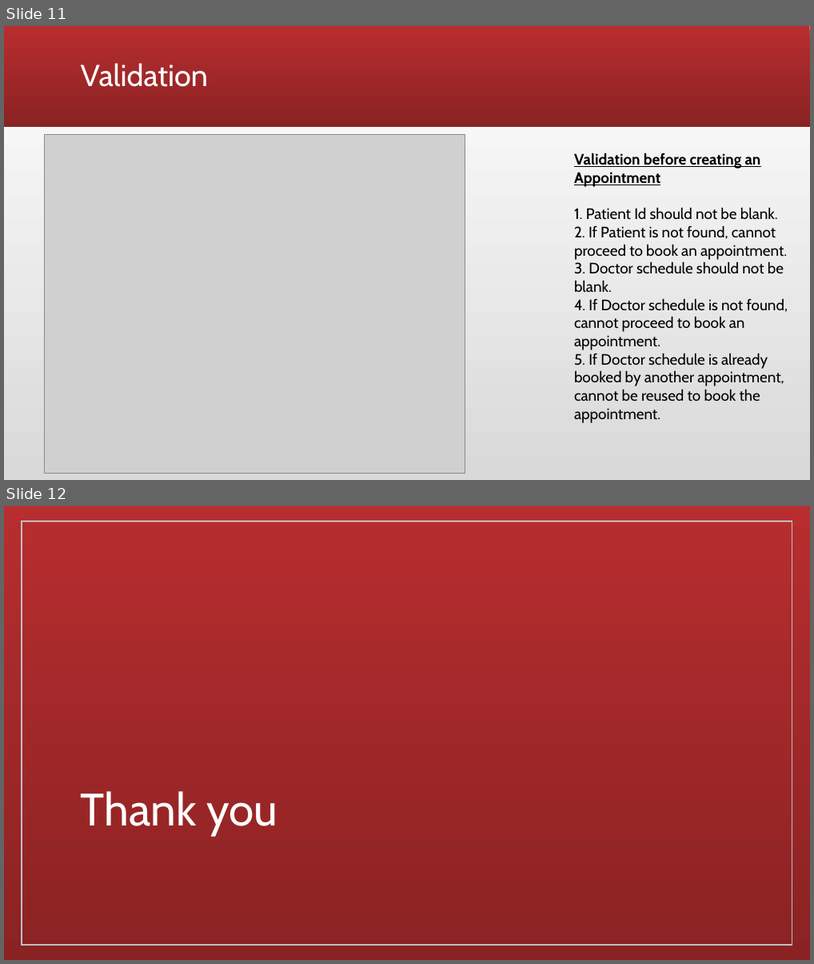
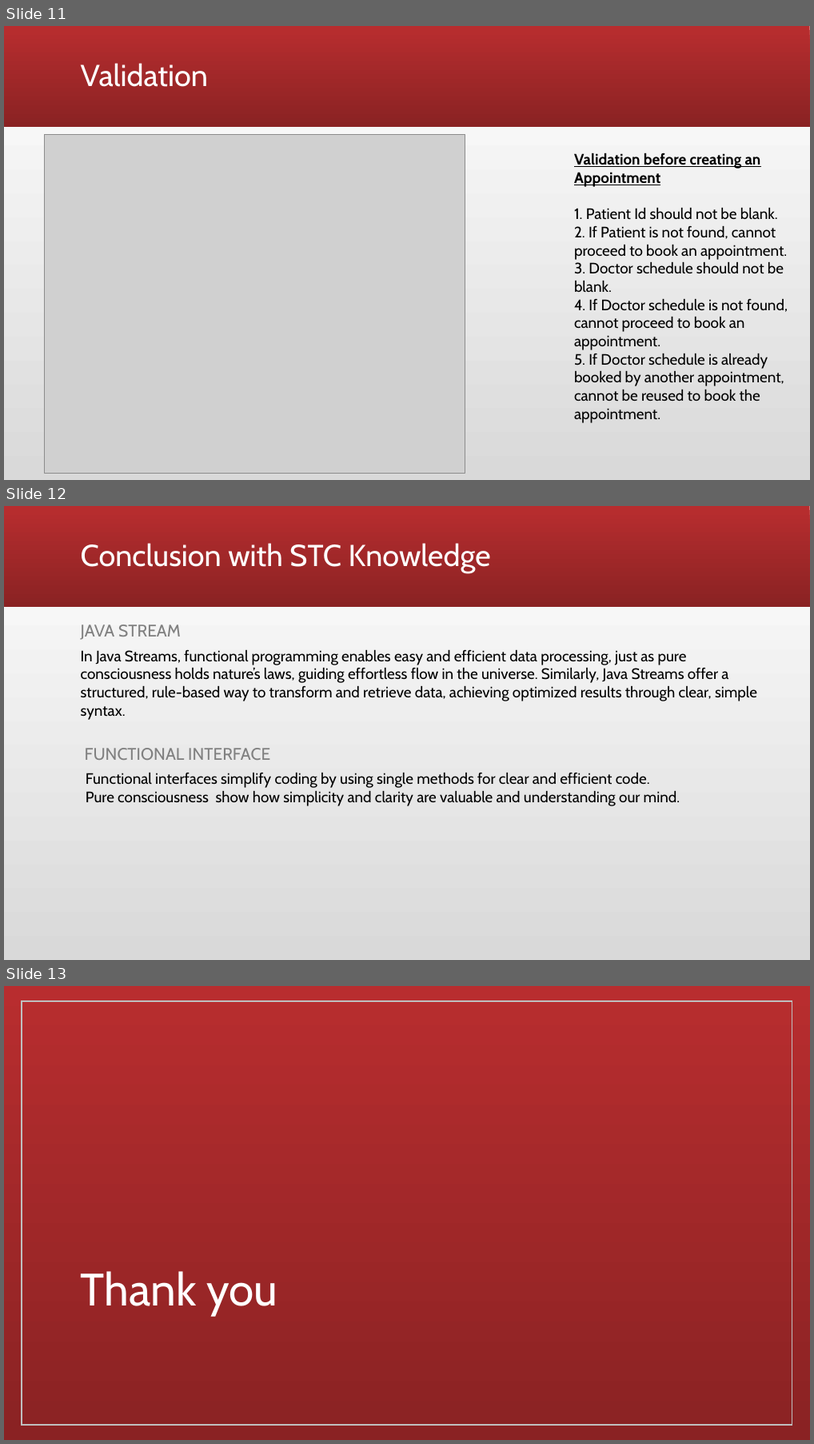
Before and after one commit to ssuheesh/MPP-labs, a slide deck: Project/Hospital Appointment System.pptx. Shown one above the other, each under a label of ours: slides 11 and 12 before the commit, slides 11, 12 and 13 after it. The pictures are 814x964 and 814x1444 pixels, drawn with LibreOffice and Linux fonts; fonts in the diff are those of the drawing; grey boxes stand for pictures. Boxes give left, top, right and bottom in pixels: in the first picture for what was removed or moved away, otherwise in the second. Text is boxed around its words. In the diff, an @@ line names an element or a change of style, - is before the commit and + after.

Commit message:
add STC

```diff
--- a/Project/Hospital Appointment System.pptx
+++ b/Project/Hospital Appointment System.pptx
@@ slide 12 added at (4,506,810,960), background gradient #D9D9D9 to #FFFFFF; not listed: 1 template element that a slide beside it also shows @@
@@ title added at (81,543,491,573), 36 pt, text #FFFFFF @@
+Conclusion with STC Knowledge
@@ text added at (81,624,181,640), 20 pt, text #808080 @@
+JAVA STREAM
@@ text added at (81,649,758,720), 18 pt, text #000000 @@
+In Java Streams, functional programming enables easy and efficient data processing, just as pure consciousness holds nature’s laws, guiding effortless flow in the universe. Similarly, Java Streams offer a structured, rule-based way to transform and retrieve data, achieving optimized results through clear, simple syntax.
@@ text added at (85,748,270,760), 20 pt, text #808080 @@
+FUNCTIONAL INTERFACE
@@ text added at (86,772,680,806), 18 pt, text #000000 @@
+Functional interfaces simplify coding by using single methods for clear and efficient code.
+Pure consciousness show how simplicity and clarity are valuable and understanding our mind.
@@ what was slide 12 is now slide 13 @@
```
